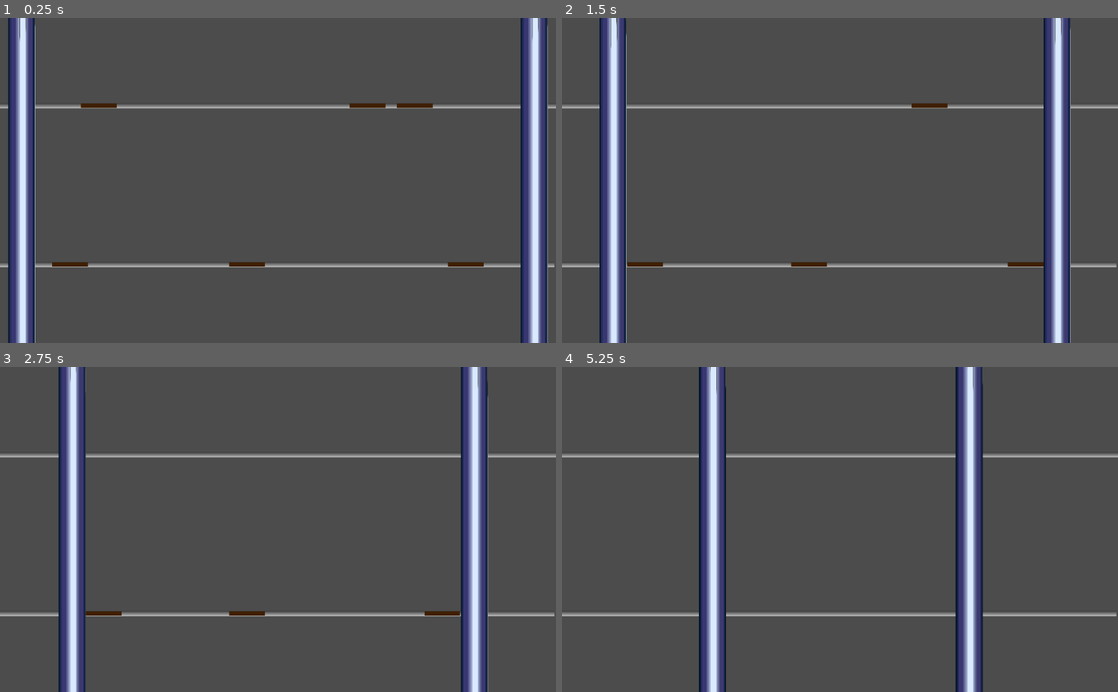
Above: before the commit, frames 1-4 (two rows, left to right).
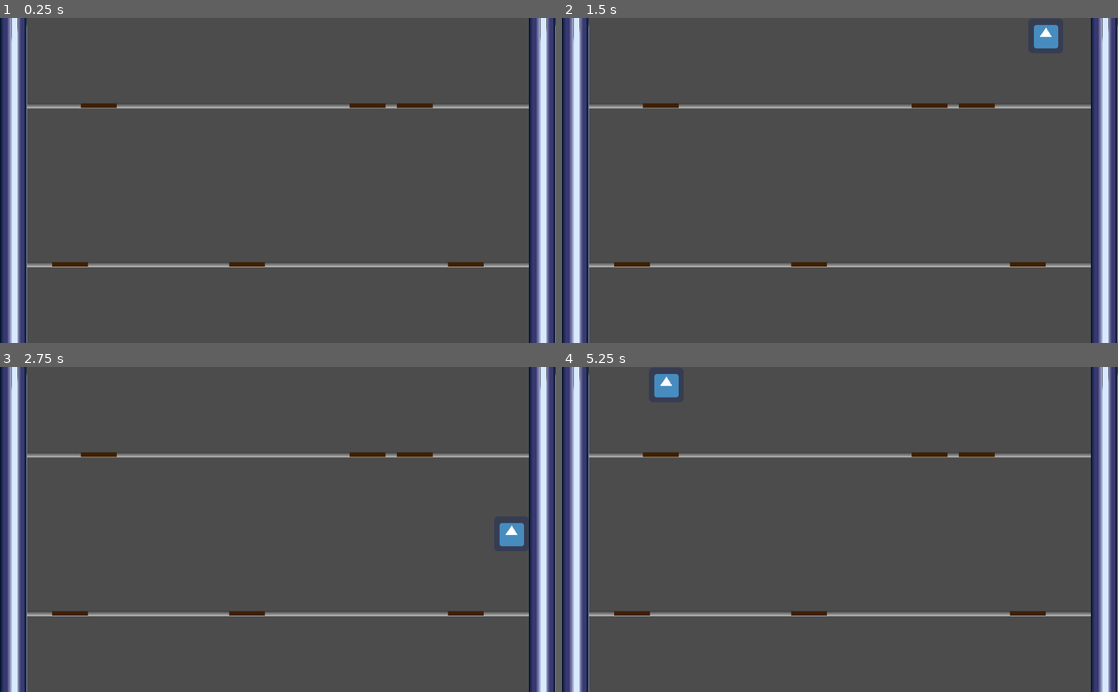
Above: after the commit, the same moments.

Repository: hgcummings/garbage-crusher
Game: Godot game, scene res://Main.tscn
The game is run twice, just before and just after one commit, with the same random seed, the same clock (stepped at 60 frames per second) and the same inputs. The engine's default icon, where the game draws it, is replaced by a stand-in: a white triangle on a blue panel in a dark square.
Inputs (mouse positions are in pixels of both pictures, inside the frame that each line leads up to):
- Up to frame 1 (0.25 s): no input
- Up to frame 2 (1.5 s): move the mouse to (662, 105) at 0.52 s; hold D 0.53-1.28 s; click (662, 105) at 0.67 s; move the mouse to (979, 105) at 1.27 s; hold S from 1.28 s (still down); click (979, 105) at 1.42 s
- Up to frame 3 (2.75 s): move the mouse to (366, 454) at 2.02 s; release S at 2.03 s; hold D from 2.03 s (still down); click (366, 454) at 2.17 s
- Up to frame 4 (5.25 s): move the mouse to (667, 614) at 2.77 s; release D at 2.78 s; hold W 2.78-3.53 s; click (667, 614) at 2.92 s; move the mouse to (990, 614) at 3.52 s; hold A 3.53-5.03 s; click (990, 614) at 3.67 s; move the mouse to (806, 614) at 4.27 s; click (806, 614) at 4.42 s; move the mouse to (867, 529) at 5.02 s; hold S from 5.03 s (still down); click (867, 529) at 5.17 s

The runs differ from the first frame. In frame 1, 12% of the frame differs, in the area x 0-100%, y 0-100%; in frame 2, 20%; in frame 3, 20%; in frame 4, 20%.
Error after the commit: Parse Error: The identifier "Wall" isn't declared in the current scope. (res://Wall.gd:29)

Commit message:
WIP wall/stick interaction

Diff:
--- a/Main.gd
+++ b/Main.gd
@@ -1,10 +1,6 @@
 extends Node2D
 
-
-# Declare member variables here. Examples:
-# var a = 2
-# var b = "text"
-
+const channel_groups = ["channel_1", "channel_2"]
 
 # Called when the node enters the scene tree for the first time.
 func _ready():
@@ -14,3 +10,26 @@
 # Called every frame. 'delta' is the elapsed time since the previous frame.
 #func _process(delta):
 #	pass
+
+func _process(delta):
+	var bracing_channels = []
+
+	for channel_group in channel_groups:
+		if _check_if_bracing(channel_group):
+			bracing_channels.append(channel_group)
+
+	if bracing_channels.empty():
+		return
+
+	var force = $LeftWall.force / bracing_channels.size()
+	print(force)
+
+	for channel_group in bracing_channels:
+		for stick in get_tree().get_nodes_in_group(channel_group):
+			stick.apply_force(force)
+
+func _check_if_bracing(group):
+	for stick in get_tree().get_nodes_in_group(group):
+		if (stick.is_bracing):
+			return true
+	return false
--- a/Main.tscn
+++ b/Main.tscn
@@ -24,20 +24,20 @@
 [node name="Player" parent="." instance=ExtResource( 3 )]
 position = Vector2( 516, -67 )
 
-[node name="Stick" parent="." instance=ExtResource( 4 )]
+[node name="Stick" parent="." groups=["channel_1"] instance=ExtResource( 4 )]
 position = Vector2( 182, 162 )
 
-[node name="Stick2" parent="." instance=ExtResource( 4 )]
+[node name="Stick2" parent="." groups=["channel_1"] instance=ExtResource( 4 )]
 position = Vector2( 764, 162 )
 
-[node name="Stick3" parent="." instance=ExtResource( 4 )]
+[node name="Stick3" parent="." groups=["channel_1"] instance=ExtResource( 4 )]
 position = Vector2( 677, 162 )
 
-[node name="Stick4" parent="." instance=ExtResource( 4 )]
+[node name="Stick4" parent="." groups=["channel_2"] instance=ExtResource( 4 )]
 position = Vector2( 129, 455 )
 
-[node name="Stick5" parent="." instance=ExtResource( 4 )]
+[node name="Stick5" parent="." groups=["channel_2"] instance=ExtResource( 4 )]
 position = Vector2( 858, 455 )
 
-[node name="Stick6" parent="." instance=ExtResource( 4 )]
+[node name="Stick6" parent="." groups=["channel_2"] instance=ExtResource( 4 )]
 position = Vector2( 455, 455 )
--- a/Stick.gd
+++ b/Stick.gd
@@ -1,5 +1,6 @@
 extends KinematicBody2D
 
+const Wall = preload('Wall.gd')
 
 var velocity = Vector2(0,0)
 var rng = RandomNumberGenerator.new()
@@ -15,25 +16,27 @@
 
 
 func _physics_process(delta):
-	if alert_timer > 0:
-		alert_timer -= delta
-		if alert_timer <= 0:
-			alert_timer = 0
-			$Sprite_Alarm.visible = false
+	is_bracing = false
 
 	if (velocity.x != 0):
 		var collision = move_and_collide(velocity)
 		if collision:
-			velocity = collision.collider.impart(velocity)
+			velocity = collision.collider.impart(velocity, self)
 			if velocity.x == 0:
-				$Sprite_Alarm.visible = true
-				alert_timer = .5
+				is_bracing = true
 
 	velocity = Vector2.ZERO
 
-func impart(new_velocity):
+func impart(new_velocity, pusher):
 	velocity = new_velocity
 	return velocity
+
+func apply_force(force):
+	if force > strength:
+		self.queue_free()
+	elif force > 0.85 * strength:
+		$Sprite_Alarm.visible = true
+
 
 # Debug functionality
 func _on_Stick_input_event(viewport, event, shape_idx):
--- a/Wall.gd
+++ b/Wall.gd
@@ -1,5 +1,4 @@
 extends KinematicBody2D
-
 
 # Declare member variables here. Examples:
 # var a = 2
@@ -8,6 +7,7 @@
 
 var initial_velocity
 var velocity
+var force = 0
 
 # Called when the node enters the scene tree for the first time.
 func _ready():
@@ -15,11 +15,27 @@
 	velocity = initial_velocity
 
 func _physics_process(delta):
-	velocity = initial_velocity
-	var collision = move_and_collide(velocity)
+	if velocity.x == 0:
+		force += (delta * abs(speed))
+	else:
+		force = 0
+
+	var chain = []
+	var collision = self.move_and_collide(initial_velocity, true, true, true)
 	if collision:
-		collision.collider.impart(velocity)
+		while (collision):
+			var collider = collision.collider
 
-func impart(new_velocity):
+			if collider is Wall:
+				velocity = Vector2.ZERO
+				return
+			else:
+				chain.append(collider)
+				collision = collider.move_and_collide(initial_velocity, true, true, true)
+
+
+
+
+func impart(new_velocity, pusher):
 	velocity = Vector2.ZERO
 	return velocity
